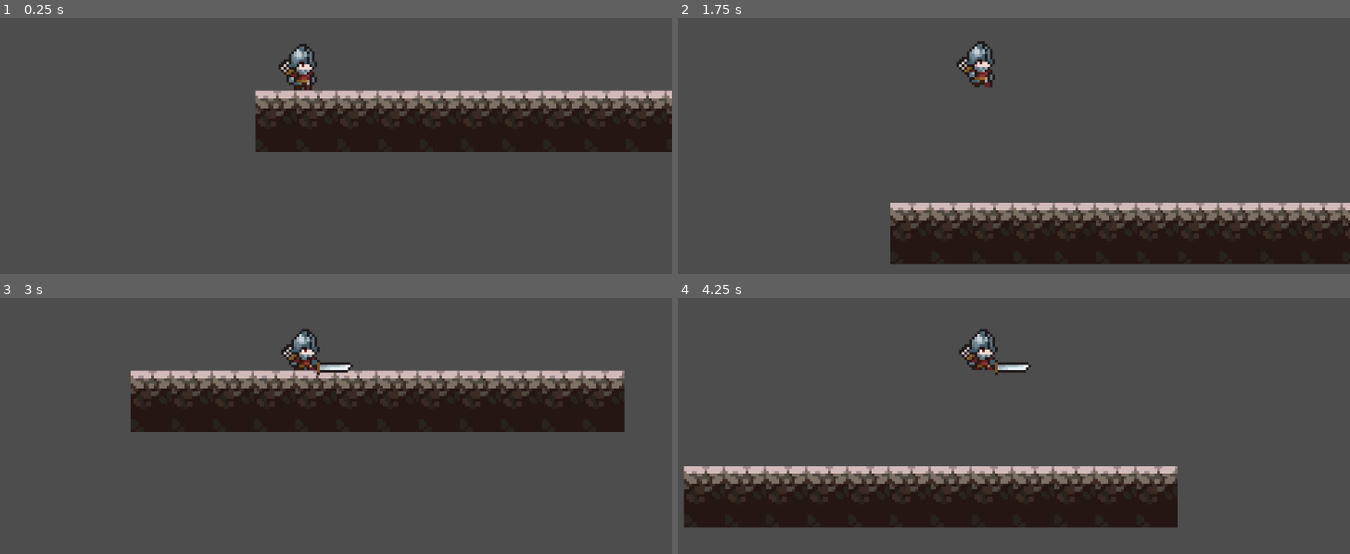
Above: before the commit, frames 1-4 (two rows, left to right).
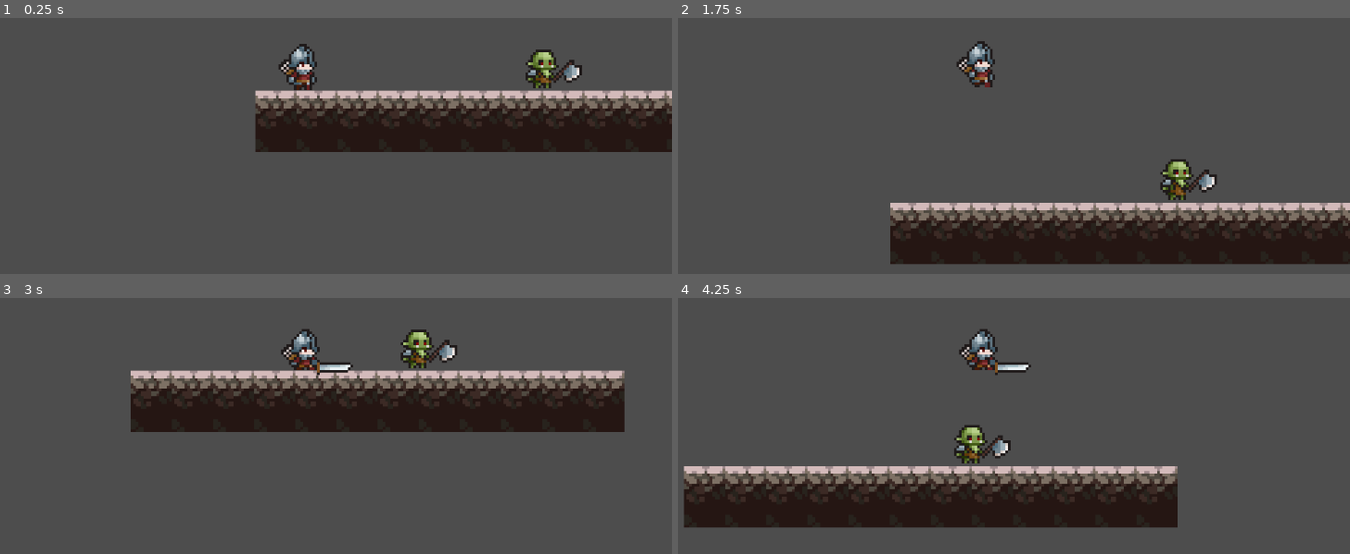
Above: after the commit, the same moments.

Repository: navyukth/2d-platformerr
Game: Godot game, scene res://Scenes/world.tscn
Two runs of this game, one before a commit and one after it. Both use one fixed random seed, a clock stepped at 60 frames per second and the inputs below.
Inputs:
- Up to frame 1 (0.25 s): no input
- Up to frame 2 (1.75 s): tap Enter (ui_accept) at 0.5, 0.77, 1.52 s; hold X (Attack_heavy) 0.53-1.28 s; hold D (Right) from 0.53 s (still down); tap Z (Attack_lite) at 1.35 s
- Up to frame 3 (3 s): release D (Right) at 2.03 s; hold A (Left) 2.03-2.78 s; hold X (Attack_heavy) 2.03-2.78 s; hold D (Right) from 2.78 s (still down); tap Z (Attack_lite) at 2.85 s
- Up to frame 4 (4.25 s): keep holding D (Right); tap Enter (ui_accept) at 3.02, 3.77 s; hold X (Attack_heavy) from 3.53 s (still down)

The runs differ from the first frame. In frame 1, 0.8% of the frame differs, in the area x 78-87%, y 12-28%; in frame 2, 0.8%, in the area x 71-81%, y 55-72%; in frame 3, 0.8%; in frame 4, 0.8%.

Commit message:
Enemy(StateManchine , Animations ,Hitbox & Hurtbox)

Diff:
--- /dev/null
+++ b/Scenes/GenralNodes/hit_box.tscn
@@ -0,0 +1,7 @@
+[gd_scene load_steps=2 format=3 uid="uid://djjrxmku8yjb5"]
+
+[ext_resource type="Script" path="res://Scripts/GenralNodes/hit_box.gd" id="1_nbqhs"]
+
+[node name="HitBox" type="Area2D"]
+collision_layer = 256
+script = ExtResource("1_nbqhs")
--- /dev/null
+++ b/Scenes/GenralNodes/hurt_box.tscn
@@ -0,0 +1,8 @@
+[gd_scene load_steps=2 format=3 uid="uid://cso787y0utog6"]
+
+[ext_resource type="Script" path="res://Scripts/GenralNodes/hurt_box.gd" id="1_r50t7"]
+
+[node name="HurtBox" type="Area2D"]
+collision_layer = 0
+collision_mask = 2
+script = ExtResource("1_r50t7")
--- /dev/null
+++ b/Scenes/orc.tscn
@@ -0,0 +1,117 @@
+[gd_scene load_steps=15 format=3 uid="uid://b0rhdie832db6"]
+
+[ext_resource type="Script" path="res://Scripts/enemy.gd" id="1_hwagn"]
+[ext_resource type="Texture2D" uid="uid://dfp53sxqx6kmp" path="res://Asstes/Orc.png" id="2_dh0pt"]
+[ext_resource type="PackedScene" uid="uid://djjrxmku8yjb5" path="res://Scenes/GenralNodes/hit_box.tscn" id="3_1pdlp"]
+[ext_resource type="PackedScene" uid="uid://cso787y0utog6" path="res://Scenes/GenralNodes/hurt_box.tscn" id="4_rhmfq"]
+[ext_resource type="Script" path="res://Scripts/StateMachine/Enemies/enemy_state_machine.gd" id="5_viium"]
+[ext_resource type="Script" path="res://Scripts/StateMachine/Enemies/enemy_state_idle.gd" id="6_1rbm3"]
+[ext_resource type="Script" path="res://Scripts/StateMachine/Enemies/enemy_state_wander.gd" id="7_etwdj"]
+
+[sub_resource type="CircleShape2D" id="CircleShape2D_f4ng7"]
+radius = 7.07107
+
+[sub_resource type="CircleShape2D" id="CircleShape2D_s8aq4"]
+radius = 6.0
+
+[sub_resource type="CircleShape2D" id="CircleShape2D_e6uto"]
+radius = 5.0
+
+[sub_resource type="Animation" id="Animation_av1cy"]
+resource_name = "Wander"
+step = 0.15
+tracks/0/type = "value"
+tracks/0/imported = false
+tracks/0/enabled = true
+tracks/0/path = NodePath("Sprite2D:frame")
+tracks/0/interp = 1
+tracks/0/loop_wrap = true
+tracks/0/keys = {
+"times": PackedFloat32Array(0.0333333, 0.142857, 0.285714, 0.428571, 0.571429, 0.714286, 0.857143, 1),
+"transitions": PackedFloat32Array(1, 1, 1, 1, 1, 1, 1, 1),
+"update": 1,
+"values": [8, 9, 10, 11, 12, 13, 14, 15]
+}
+
+[sub_resource type="Animation" id="Animation_ui1al"]
+length = 0.001
+tracks/0/type = "value"
+tracks/0/imported = false
+tracks/0/enabled = true
+tracks/0/path = NodePath("Sprite2D:frame")
+tracks/0/interp = 1
+tracks/0/loop_wrap = true
+tracks/0/keys = {
+"times": PackedFloat32Array(0),
+"transitions": PackedFloat32Array(1),
+"update": 1,
+"values": [0]
+}
+
+[sub_resource type="Animation" id="Animation_5wo06"]
+resource_name = "Idle"
+loop_mode = 1
+step = 0.2
+tracks/0/type = "value"
+tracks/0/imported = false
+tracks/0/enabled = true
+tracks/0/path = NodePath("Sprite2D:frame")
+tracks/0/interp = 1
+tracks/0/loop_wrap = true
+tracks/0/keys = {
+"times": PackedFloat32Array(0, 0.2, 0.4, 0.6, 0.8, 1),
+"transitions": PackedFloat32Array(1, 1, 1, 1, 1, 1),
+"update": 1,
+"values": [0, 1, 2, 3, 4, 5]
+}
+
+[sub_resource type="AnimationLibrary" id="AnimationLibrary_3f1tx"]
+_data = {
+"Idle": SubResource("Animation_5wo06"),
+"RESET": SubResource("Animation_ui1al"),
+"Wander": SubResource("Animation_av1cy")
+}
+
+[node name="Orc" type="CharacterBody2D"]
+collision_layer = 256
+collision_mask = 272
+script = ExtResource("1_hwagn")
+
+[node name="Sprite2D" type="Sprite2D" parent="."]
+position = Vector2(-1, -7)
+texture = ExtResource("2_dh0pt")
+hframes = 8
+vframes = 6
+
+[node name="CollisionShape2D" type="CollisionShape2D" parent="."]
+position = Vector2(0, -7)
+shape = SubResource("CircleShape2D_f4ng7")
+
+[node name="HitBox" parent="." instance=ExtResource("3_1pdlp")]
+
+[node name="CollisionShape2D" type="CollisionShape2D" parent="HitBox"]
+position = Vector2(0, -6)
+shape = SubResource("CircleShape2D_s8aq4")
+debug_color = Color(0.932942, 0.707349, 3.85046e-07, 0.42)
+
+[node name="HurtBox" parent="." instance=ExtResource("4_rhmfq")]
+
+[node name="CollisionShape2D" type="CollisionShape2D" parent="HurtBox"]
+position = Vector2(11, -6)
+shape = SubResource("CircleShape2D_e6uto")
+debug_color = Color(0.859895, 0.179219, 0, 0.42)
+
+[node name="AnimationPlayer" type="AnimationPlayer" parent="."]
+libraries = {
+"": SubResource("AnimationLibrary_3f1tx")
+}
+autoplay = "Idle"
+
+[node name="Enemy_State_Machine" type="Node" parent="."]
+script = ExtResource("5_viium")
+
+[node name="Idle" type="Node" parent="Enemy_State_Machine"]
+script = ExtResource("6_1rbm3")
+
+[node name="Wander" type="Node" parent="Enemy_State_Machine"]
+script = ExtResource("7_etwdj")
--- a/Scenes/player.tscn
+++ b/Scenes/player.tscn
@@ -1,14 +1,19 @@
-[gd_scene load_steps=14 format=3 uid="uid://daqkjvnm4hchi"]
+[gd_scene load_steps=18 format=3 uid="uid://daqkjvnm4hchi"]
 
 [ext_resource type="Script" path="res://Scripts/player.gd" id="1_guj0a"]
 [ext_resource type="Texture2D" uid="uid://hsv048rjqt43" path="res://Asstes/Soldier.png" id="2_wthfa"]
 [ext_resource type="Script" path="res://Scripts/StateMachine/Player/player_state_machine.gd" id="3_34tsh"]
+[ext_resource type="PackedScene" uid="uid://cso787y0utog6" path="res://Scenes/GenralNodes/hurt_box.tscn" id="3_mcb1h"]
 [ext_resource type="Script" path="res://Scripts/StateMachine/Player/state_idle.gd" id="4_vs82q"]
 [ext_resource type="Script" path="res://Scripts/StateMachine/Player/state_walk.gd" id="5_7sgm3"]
 [ext_resource type="Script" path="res://Scripts/StateMachine/Player/state_attack.gd" id="6_v13hb"]
+[ext_resource type="PackedScene" uid="uid://djjrxmku8yjb5" path="res://Scenes/GenralNodes/hit_box.tscn" id="8_mwrav"]
 
 [sub_resource type="CircleShape2D" id="CircleShape2D_ynn77"]
 radius = 7.0
+
+[sub_resource type="CircleShape2D" id="CircleShape2D_nlt64"]
+radius = 6.08276
 
 [sub_resource type="Animation" id="Animation_h5104"]
 length = 0.001
@@ -24,10 +29,22 @@
 "update": 1,
 "values": [0]
 }
+tracks/1/type = "value"
+tracks/1/imported = false
+tracks/1/enabled = true
+tracks/1/path = NodePath("Sprite2D/AttackHurtBox:position")
+tracks/1/interp = 1
+tracks/1/loop_wrap = true
+tracks/1/keys = {
+"times": PackedFloat32Array(0),
+"transitions": PackedFloat32Array(1),
+"update": 0,
+"values": [Vector2(0, 0)]
+}
 
 [sub_resource type="Animation" id="Animation_tl6dt"]
 resource_name = "attack_heavy"
-step = 0.15
+step = 0.1
 tracks/0/type = "value"
 tracks/0/imported = false
 tracks/0/enabled = true
@@ -39,6 +56,18 @@
 "transitions": PackedFloat32Array(1, 1, 1, 1, 1, 1),
 "update": 0,
 "values": [27, 28, 29, 30, 31, 32]
+}
+tracks/1/type = "value"
+tracks/1/imported = false
+tracks/1/enabled = true
+tracks/1/path = NodePath("Sprite2D/AttackHurtBox:position")
+tracks/1/interp = 1
+tracks/1/loop_wrap = true
+tracks/1/keys = {
+"times": PackedFloat32Array(0.143333, 0.22176, 0.358062, 0.428376, 0.568681),
+"transitions": PackedFloat32Array(1, 1, 1, 1, 1),
+"update": 0,
+"values": [Vector2(-7, -4), Vector2(-6, -3), Vector2(-1, 1), Vector2(0, 12), Vector2(0, 12)]
 }
 
 [sub_resource type="Animation" id="Animation_byhe2"]
@@ -55,6 +84,18 @@
 "transitions": PackedFloat32Array(1, 1, 1, 1, 1, 1),
 "update": 0,
 "values": [18, 19, 20, 21, 22, 23]
+}
+tracks/1/type = "value"
+tracks/1/imported = false
+tracks/1/enabled = true
+tracks/1/path = NodePath("Sprite2D/AttackHurtBox:position")
+tracks/1/interp = 1
+tracks/1/loop_wrap = true
+tracks/1/keys = {
+"times": PackedFloat32Array(0.0843899, 0.229601, 0.362648, 0.405223, 0.428792, 0.520024),
+"transitions": PackedFloat32Array(1, 1, 1, 1, 1, 1),
+"update": 0,
+"values": [Vector2(-7, -2), Vector2(-6, -1), Vector2(3, 6), Vector2(-1, 13), Vector2(-13, 14), Vector2(-20, 14)]
 }
 
 [sub_resource type="Animation" id="Animation_057e7"]
@@ -101,6 +142,9 @@
 "walk": SubResource("Animation_7ls4j")
 }
 
+[sub_resource type="CircleShape2D" id="CircleShape2D_3ngcr"]
+radius = 7.0
+
 [node name="Player" type="CharacterBody2D"]
 script = ExtResource("1_guj0a")
 
@@ -111,6 +155,15 @@
 texture = ExtResource("2_wthfa")
 hframes = 9
 vframes = 7
+
+[node name="AttackHurtBox" parent="Sprite2D" instance=ExtResource("3_mcb1h")]
+unique_name_in_owner = true
+collision_mask = 256
+
+[node name="CollisionShape2D" type="CollisionShape2D" parent="Sprite2D/AttackHurtBox"]
+position = Vector2(14, -8)
+shape = SubResource("CircleShape2D_nlt64")
+debug_color = Color(0.984314, 0, 0, 0.419608)
 
 [node name="AnimationPlayer" type="AnimationPlayer" parent="."]
 libraries = {
@@ -129,3 +182,10 @@
 
 [node name="attack" type="Node" parent="StateMachine"]
 script = ExtResource("6_v13hb")
+
+[node name="HitBox" parent="." instance=ExtResource("8_mwrav")]
+collision_layer = 2
+
+[node name="CollisionShape2D" type="CollisionShape2D" parent="HitBox"]
+shape = SubResource("CircleShape2D_3ngcr")
+debug_color = Color(0.74793, 0.831889, 2.31028e-06, 0.42)
--- a/Scenes/world.tscn
+++ b/Scenes/world.tscn
@@ -1,7 +1,8 @@
-[gd_scene load_steps=5 format=3 uid="uid://j1eh1pmwayey"]
+[gd_scene load_steps=6 format=3 uid="uid://j1eh1pmwayey"]
 
 [ext_resource type="PackedScene" uid="uid://daqkjvnm4hchi" path="res://Scenes/player.tscn" id="1_wxaqn"]
 [ext_resource type="Texture2D" uid="uid://cibdc42tt1v3i" path="res://Title_map/oak_woods_tileset.png" id="2_oaxcn"]
+[ext_resource type="PackedScene" uid="uid://b0rhdie832db6" path="res://Scenes/orc.tscn" id="3_c08kk"]
 
 [sub_resource type="TileSetAtlasSource" id="TileSetAtlasSource_ywv8u"]
 texture = ExtResource("2_oaxcn")
@@ -709,3 +710,6 @@
 
 [node name="Camera2D" type="Camera2D" parent="Player"]
 zoom = Vector2(4, 4)
+
+[node name="Orc" parent="." instance=ExtResource("3_c08kk")]
+position = Vector2(96, -9)
--- /dev/null
+++ b/Scripts/GenralNodes/hit_box.gd
@@ -0,0 +1,11 @@
+class_name HitBox extends Area2D
+
+signal damaged(hurt_box : HurtBox)
+
+# Called when the node enters the scene tree for the first time.
+func _ready() -> void:
+	pass # Replace with function body.
+
+func TakeDamage(hurtbox: HurtBox) ->void:
+	#print("Damge took: ",hurtbox.damage)
+	damaged.emit(hurtbox)
--- /dev/null
+++ b/Scripts/GenralNodes/hurt_box.gd
@@ -0,0 +1,13 @@
+class_name HurtBox extends Area2D
+
+@export var damage : int = 1
+
+# Called when the node enters the scene tree for the first time.
+func _ready() -> void:
+	area_entered.connect(AreaEntered)
+	pass # Replace with function body.
+
+func AreaEntered(a : Area2D) -> void:
+	if a is HitBox:
+		a.TakeDamage(self)
+	pass
--- /dev/null
+++ b/Scripts/StateMachine/Enemies/enemy_state.gd
@@ -0,0 +1,20 @@
+class_name EnemyState extends Node
+
+var enemy:Enemy
+var state_machine : EnemyStatMachine
+
+# Called when the node enters the scene tree for the first time.
+func _ready() -> void:
+	pass # Replace with function body.
+
+func Enter() -> void:
+	pass
+
+func Exit() -> void:
+	pass
+
+func Process(_delta : float) ->EnemyState:
+	return null
+
+func Physics(_delta: float) ->EnemyState:
+	return null
--- /dev/null
+++ b/Scripts/StateMachine/Enemies/enemy_state_idle.gd
@@ -0,0 +1,30 @@
+class_name EnemeyStateIdle extends EnemyState
+
+@export var anim_name : String ="Idle"
+
+@export_category("AI")
+@export var state_duration_min : float = 0.4
+@export var state_duration_max : float = 1.5
+@export var next_state : EnemyState
+
+var _timer : float = 0.0
+
+func init() -> void:
+	pass
+
+func Enter() ->void:
+	enemy.direction = 0
+	_timer = randf_range(state_duration_min , state_duration_max)
+	enemy.UpdataAnimation(anim_name)
+
+func Exit() -> void:
+	pass
+
+func Process(_delta : float ) ->EnemyState:
+	_timer -= _delta
+	if _timer <=0:
+		return next_state
+	return null
+
+func physics(_delta : float) ->EnemyState:
+	return null
--- /dev/null
+++ b/Scripts/StateMachine/Enemies/enemy_state_machine.gd
@@ -0,0 +1,45 @@
+class_name EnemyStatMachine extends Node
+
+var States : Array[ EnemyState ]
+var prev_state : EnemyState
+var current_state : EnemyState
+
+# Called when the node enters the scene tree for the first time.
+func _ready() -> void:
+	process_mode=Node.PROCESS_MODE_DISABLED
+	pass
+
+
+# Called every frame. 'delta' is the elapsed time since the previous frame.
+func _process(delta: float) -> void:
+	#ChangeState(current_state.process( delta ))
+	pass
+
+func _physics_process(delta: float) -> void:
+	ChangeState(current_state.Physics( delta ))
+	pass
+
+func Initialize( _enemy : Enemy) ->void:
+	States = []
+	for c in get_children():
+		if c is EnemyState:
+			States.append(c)
+
+	for s in States:
+		s.enemy = _enemy
+		s.state_machine = self
+		s.init()
+
+	if States.size() > 0:
+		ChangeState( States[0] )
+		process_mode=Node.PROCESS_MODE_INHERIT
+
+func ChangeState(new_state : EnemyState ) -> void:
+	if new_state == null || new_state == current_state:
+		return
+	if current_state:
+		current_state.Exit()
+
+	prev_state = current_state
+	current_state = new_state
+	current_state.Enter()
--- /dev/null
+++ b/Scripts/StateMachine/Enemies/enemy_state_wander.gd
@@ -0,0 +1,21 @@
+class_name EnemyStateWander extends EnemyState
+
+@export var anim_name: String ="Wander"
+@export var wander_speed : float = 20.0
+
+@export_category("AI")
+@export var state_animation : float = 0.5
+
+@export var state_cycles_min:int =1
+@export var state_cycles_max:int =3
+
+@export var next_state : EnemyState
+
+var _timer :float = 0.0
+var _direction
+
+func init() ->void:
+	pass
+
+func Enter() ->void:
+	pass
--- a/Scripts/StateMachine/Player/State.gd
+++ b/Scripts/StateMachine/Player/State.gd
@@ -9,6 +9,8 @@
 func Enter() -> void:
 	pass
 
+func Exit() ->void:
+	pass
 # Called every frame. 'delta' is the elapsed time since the previous frame.
 func Process(_delta: float) -> State:
 	return null
--- /dev/null
+++ b/Scripts/enemy.gd
@@ -0,0 +1,43 @@
+class_name Enemy extends CharacterBody2D
+
+signal enemy_damaged(hurt_box : HurtBox)
+
+@export var hp : int = 3
+
+var player : Player
+var invulnerable : bool =false
+var direction :float = 0
+
+@onready var animation_player: AnimationPlayer = $AnimationPlayer
+@onready var sprite_2d: Sprite2D = $Sprite2D
+@onready var hit_box: HitBox = $HitBox
+@onready var enemy_state_machine: EnemyStatMachine = $Enemy_State_Machine
+
+func _ready() -> void:
+	enemy_state_machine.Initialize(self)
+	hit_box.damaged.connect(_on_take_damage)
+	pass
+
+func _process(delta: float) -> void:
+
+	pass
+
+func _physics_process(delta: float) -> void:
+	move_and_slide()
+	pass
+
+
+func UpdataAnimation(state: String) ->void:
+	animation_player.play(state)
+
+func _on_take_damage(hurt_box : HurtBox) -> void:
+	if invulnerable == true:
+		return
+
+	hp -= hurt_box.damage
+	print("Orc Took damage: ",hurt_box.damage)
+
+	if hp > 0 :
+		enemy_damaged.emit(hurt_box)
+	else:
+		enemy_damaged.emit(hurt_box)
--- a/Scripts/player.gd
+++ b/Scripts/player.gd
@@ -4,10 +4,21 @@
 @onready var animation_player: AnimationPlayer = $AnimationPlayer
 @onready var state_machine: PlayerStateMachine = $StateMachine
 @onready var sprite_2d: Sprite2D = $Sprite2D
+@onready var hit_box: HitBox = $HitBox
+
+signal player_damages( hurt_box : HurtBox)
+
+var invulnerable : bool = false
+
+var hp : int = 6
+var max_hp : int = 6
+
 var direction :float
 var attacktype:String
+
 func _ready():
 	state_machine.Initialize(self)
+	hit_box.damaged.connect(TakeDamage)
 	pass
 
 func _physics_process(delta: float) -> void:
@@ -32,3 +43,22 @@
 func UpdateAnimation(state : String) ->void:
 	animation_player.play(state)
 	pass
+
+func TakeDamage(hurt_box : HurtBox) ->void:
+	if invulnerable == true:
+		return
+	UpdateHp( -hurt_box.damage)
+	print("Player Took damage: ",hurt_box.damage)
+	if hp > 0 :
+		player_damages.emit(hurt_box)
+	else:
+		player_damages.emit(hurt_box)
+
+	pass
+
+func UpdateHp( delta : int) -> void:
+	hp = clampi(hp + delta , 0 , max_hp)
+	pass
+
+func MakeInvunerable( _duration : float = 1.0) ->void:
+	pass
--- a/project.godot
+++ b/project.godot
@@ -38,6 +38,13 @@
 ]
 }
 
+[layer_names]
+
+2d_physics/layer_1="Player"
+2d_physics/layer_2="PlayerHurt"
+2d_physics/layer_5="Walls"
+2d_physics/layer_9="Enemy"
+
 [rendering]
 
 textures/canvas_textures/default_texture_filter=0
